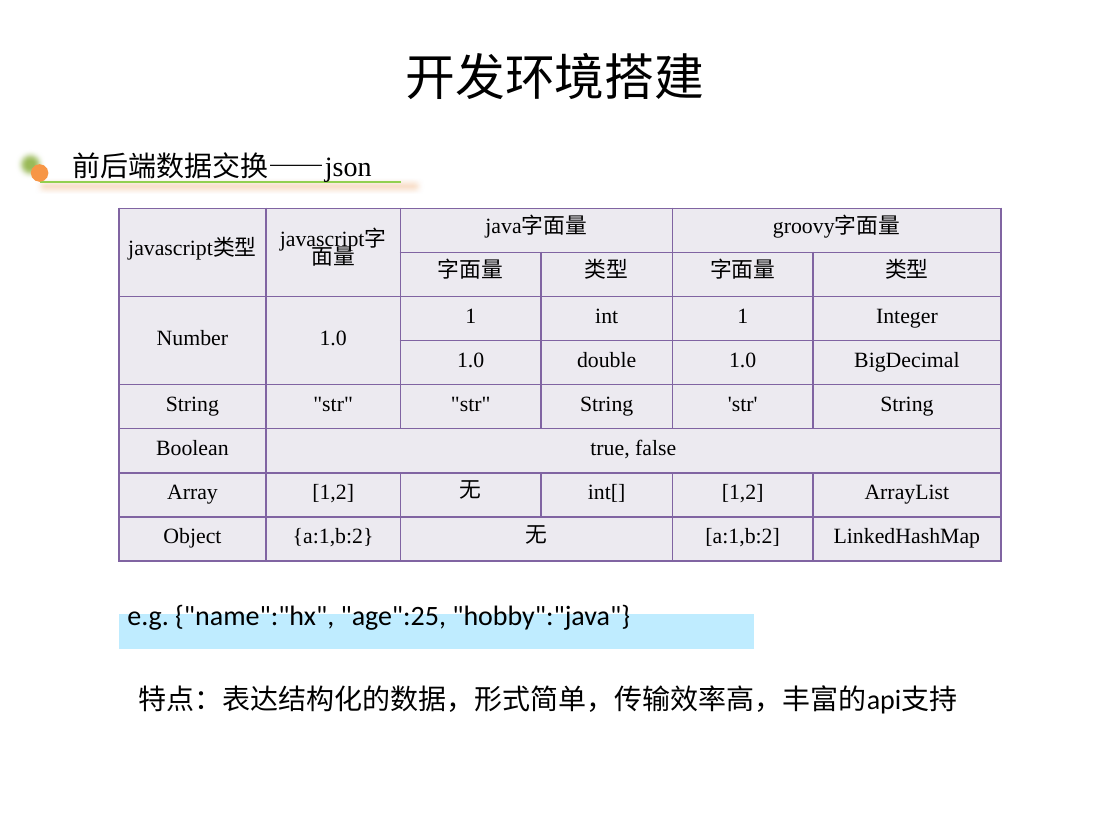
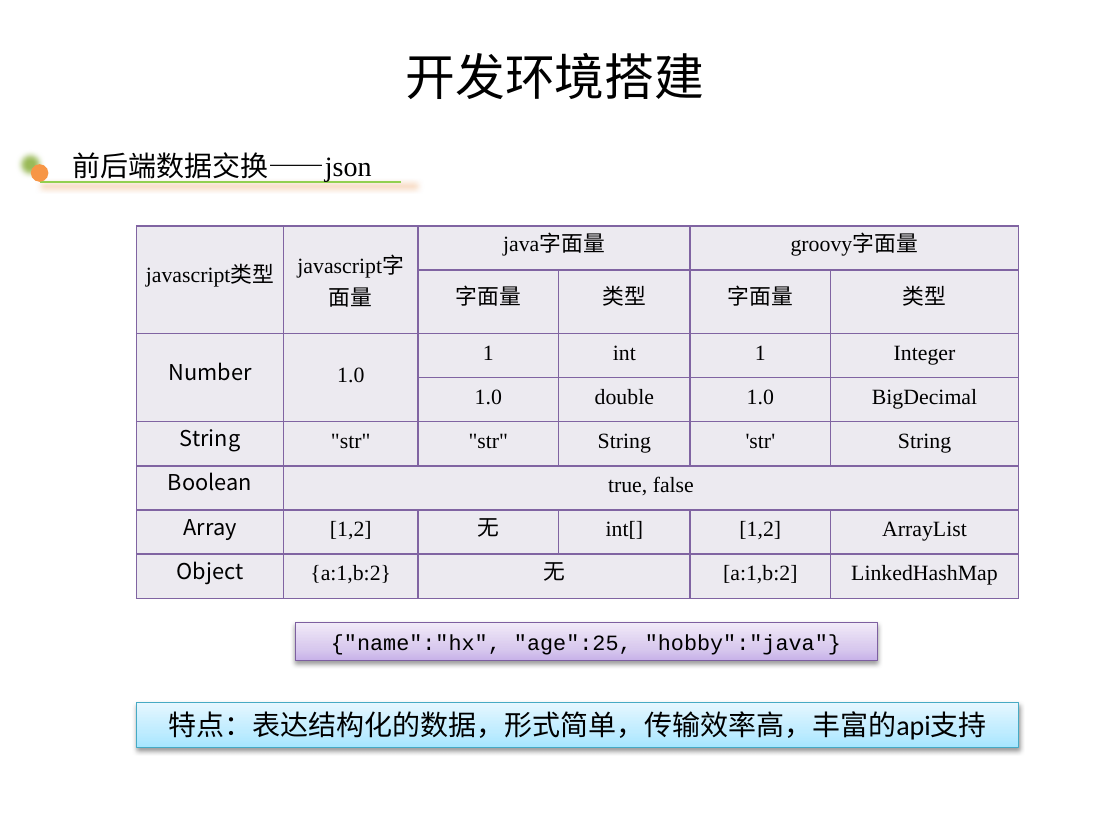
Before and after one commit to gongwm/graduate, a slide deck: slide 14 of 论文/水电机组控制与故障诊断_M201373325_胡弦_基于敏捷方法的水轮机仿真软件设计与实现.pptm (slide 13 before the commit). Drawn at 1120x840 pixels with LibreOffice and Linux fonts; fonts in the diff are those of the drawing; background and template pictures are left out. Boxes give left, top, right and bottom in pixels: in the first picture for what was removed or moved away, otherwise in the second. Text is boxed around its words. In the diff, an @@ line names an element or a change of style, - is before the commit and + after.

```diff
--- a/论文/水电机组控制与故障诊断_M201373325_胡弦_基于敏捷方法的水轮机仿真软件设计与实现.pptm
+++ b/论文/水电机组控制与故障诊断_M201373325_胡弦_基于敏捷方法的水轮机仿真软件设计与实现.pptm
@@ table at (137, 226, 1019, 589) @@
@@ font Times New Roman to Noto Sans CJK SC in "Number", "String", "Boolean", "Array" and 1 more places @@
@@ line spacing 12pt to 1 @@
@@ table: place and size @@
-table at (119, 208, 1001, 561)
+table at (137, 226, 1019, 589)
@@ table removed at (119, 614, 754, 648), 1 rows, 1 columns @@
-e.g. {"name":"hx", "age":25, "hobby":"java"}
@@ rectangle added at (296, 623, 878, 661), fill gradient #C9B5E8 to #D8CBEE to #F0EAF9, outline #7D60A0 0.75 pt, 14 pt, text #000000 @@
+{"name":"hx", "age":25, "hobby":"java"}
@@ rectangle "特点：表达结构化的数据，形式简单，传输效率高，丰富的api支持": place and size @@
-rectangle "特点：表达结构化的数据，形式简单，传输效率高，丰富的api支持" at (139, 685, 958, 714)
+rectangle "特点：表达结构化的数据，形式简单，传输效率高，丰富的api支持" at (137, 702, 1018, 747)
@@ rectangle "特点：表达结构化的数据，形式简单，传输效率高，丰富的api支持" at (137, 702, 1018, 747): alignment left to centre; fill none to gradient #A7E6FF to #C1EDFF to #E7F8FF; outline none to #46AAC5 0.75 pt; shadow on @@
```
Also in this commit, not shown: 26 other slides changed, 5 slides added, 7 other files.
